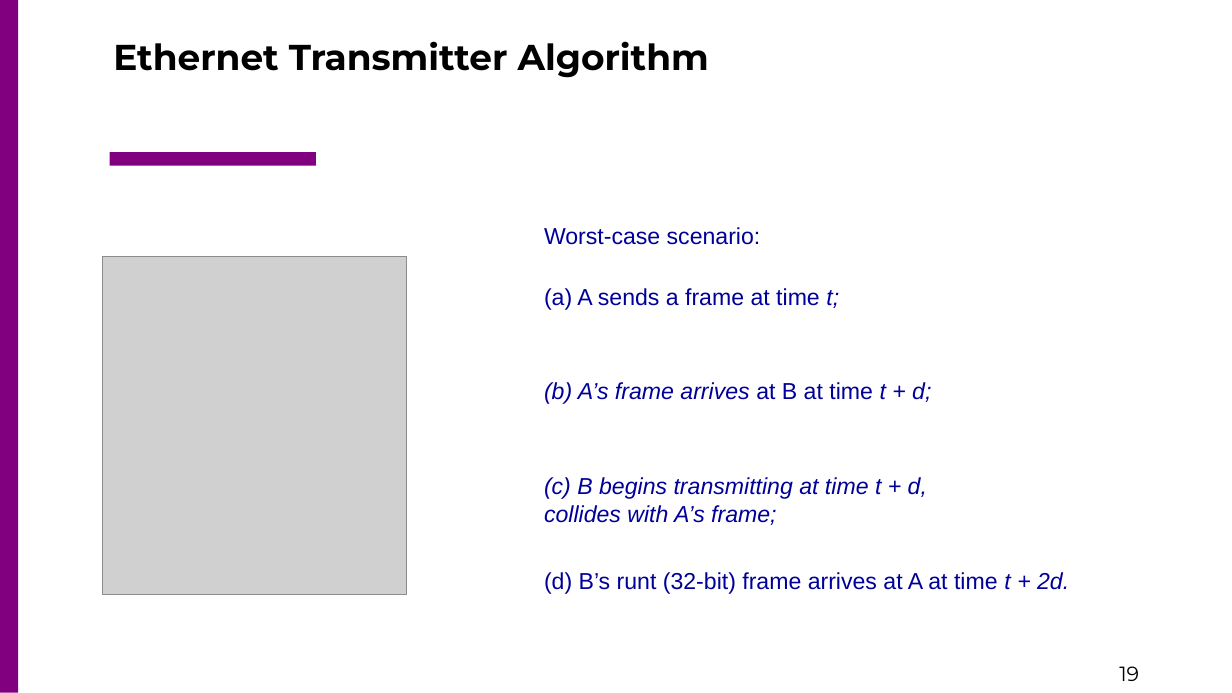
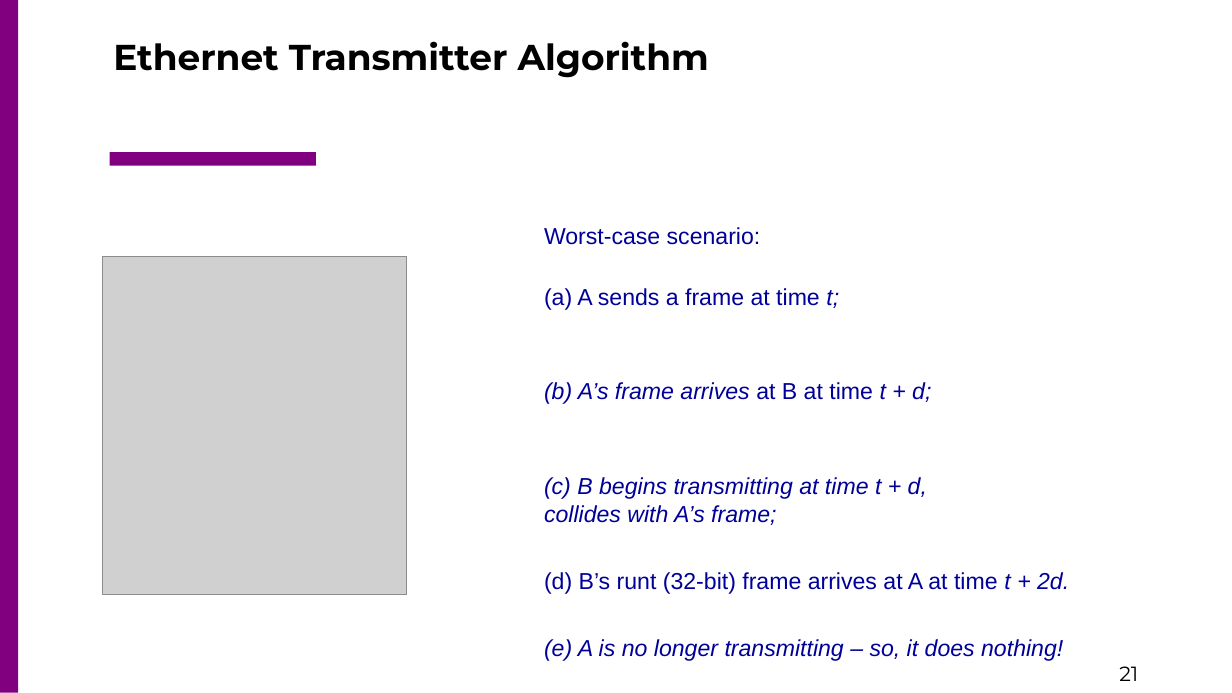
Before and after one commit to csc4200/csc4200.github.io, a slide deck: slide 21 of docs/lectures_source/class_slides-5.odp (slide 19 before the commit). Drawn at 1232x693 pixels with LibreOffice and Linux fonts; fonts in the diff are those of the drawing; grey boxes stand for pictures. Boxes give left, top, right and bottom in pixels: in the first picture for what was removed or moved away, otherwise in the second. Text is boxed around its words. In the diff, an @@ line names an element or a change of style, - is before the commit and + after.

```diff
--- a/docs/lectures_source/class_slides-5.odp
+++ b/docs/lectures_source/class_slides-5.odp
@@ text at [544,639,1063,661]: paragraph added @@
+(e) A is no longer transmitting – so, it does nothing!
@@ page number at [1119,666,1138,681]: text changed @@
-19
+21
```
Also in this commit, not shown: 6 other slides changed, 2 slides added, 38 other files.
